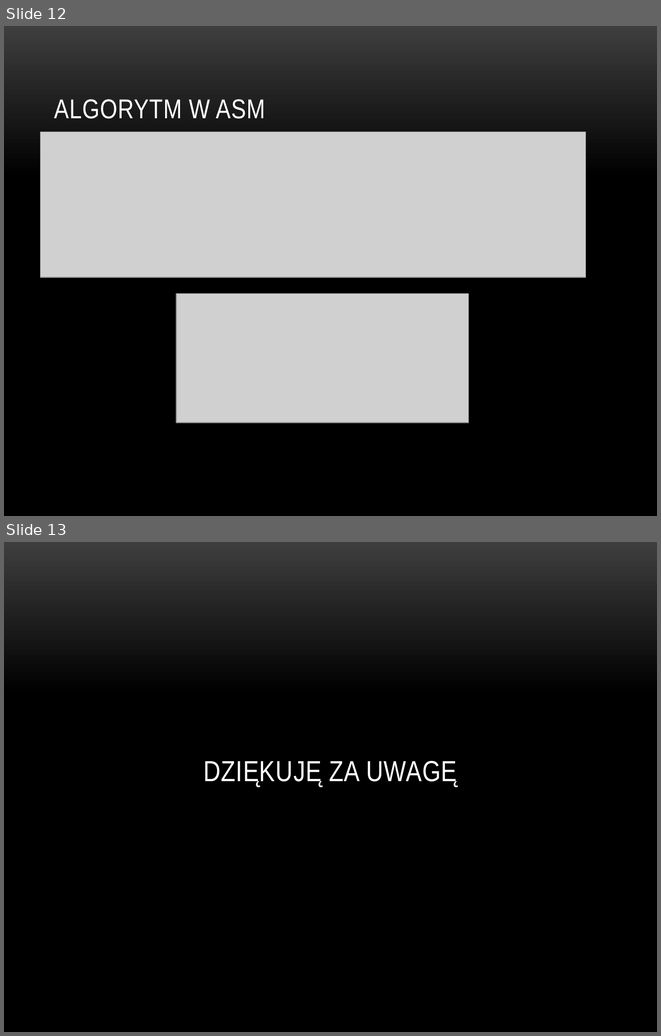
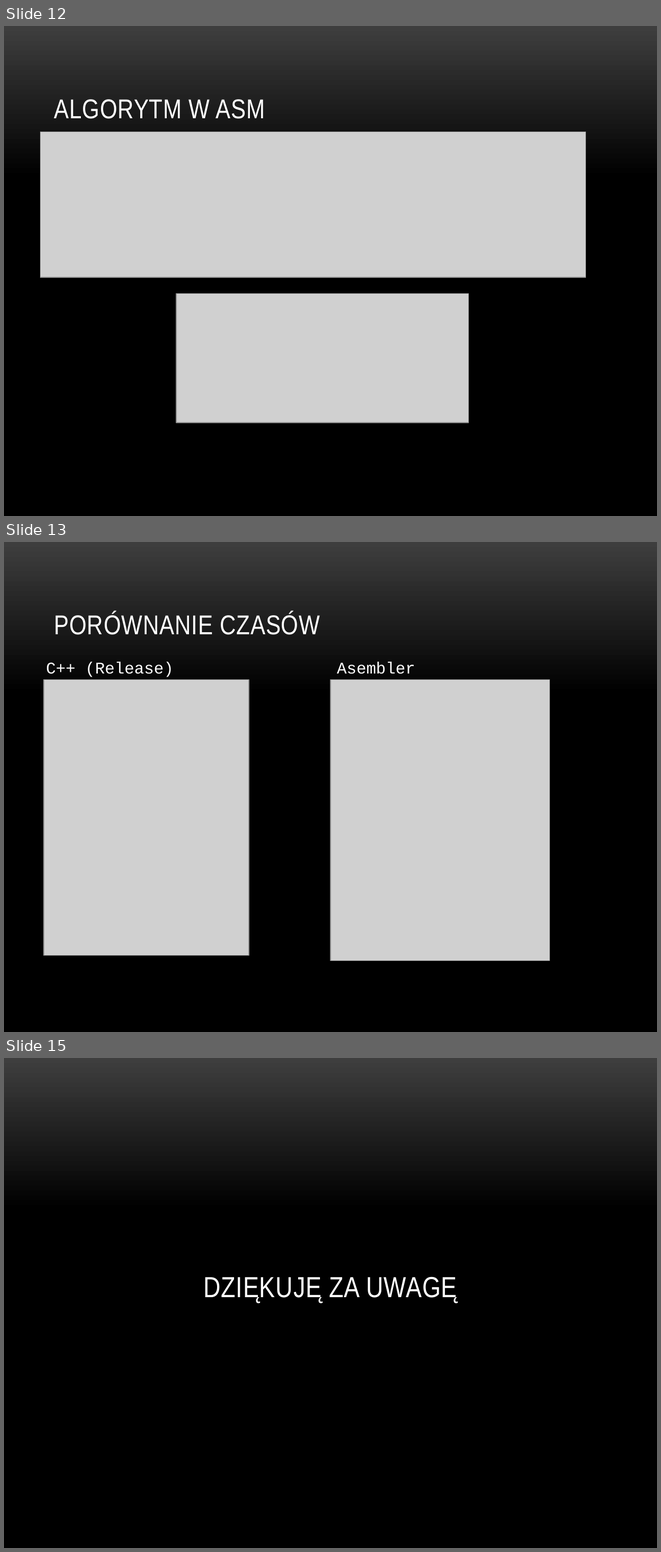
Before and after one commit to BartekBac/home, a slide deck: Algorytm solaryzacji obrazu.pptx. Shown one above the other, each under a label of ours: slides 12 and 13 before the commit, slides 12, 13 and 15 after it; the slides between them are not shown. The pictures are 661x1036 and 661x1552 pixels, drawn with LibreOffice and Linux fonts; fonts in the diff are those of the drawing; grey boxes stand for pictures; background and template pictures are left out. Boxes give left, top, right and bottom in pixels: in the first picture for what was removed or moved away, otherwise in the second. Text is boxed around its words. In the diff, an @@ line names an element or a change of style, - is before the commit and + after.

```diff
--- a/Algorytm solaryzacji obrazu.pptx
+++ b/Algorytm solaryzacji obrazu.pptx
@@ slide 13 added at (x1=4, y1=542, x2=657, y2=1032), background picture (left out) @@
@@ title added at (x1=54, y1=612, x2=320, y2=635), 30 pt, text #FFFFFF @@
+PORÓWNANIE CZASÓW
@@ text added at (x1=46, y1=662, x2=173, y2=677), 18 pt, text #FFFFFF @@
+C++ (Release)
@@ text added at (x1=337, y1=662, x2=415, y2=674), 18 pt, text #FFFFFF @@
+Asembler
@@ picture added at (x1=44, y1=680, x2=249, y2=955) @@
@@ picture added at (x1=330, y1=680, x2=550, y2=961) @@
@@ what was slide 13 is now slide 15 @@
```
Also in this commit, not shown: 1 other slide added, 1 other file.
